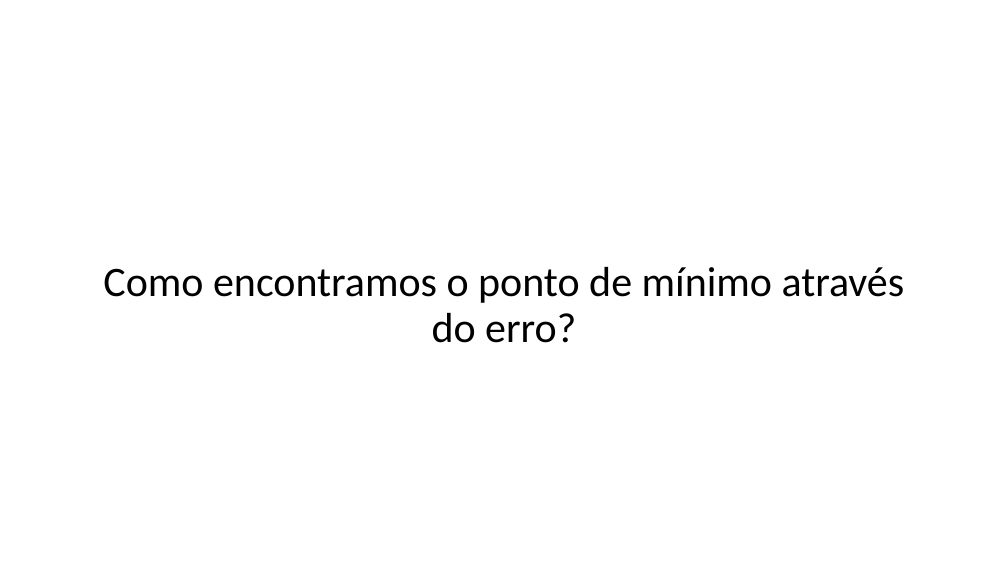
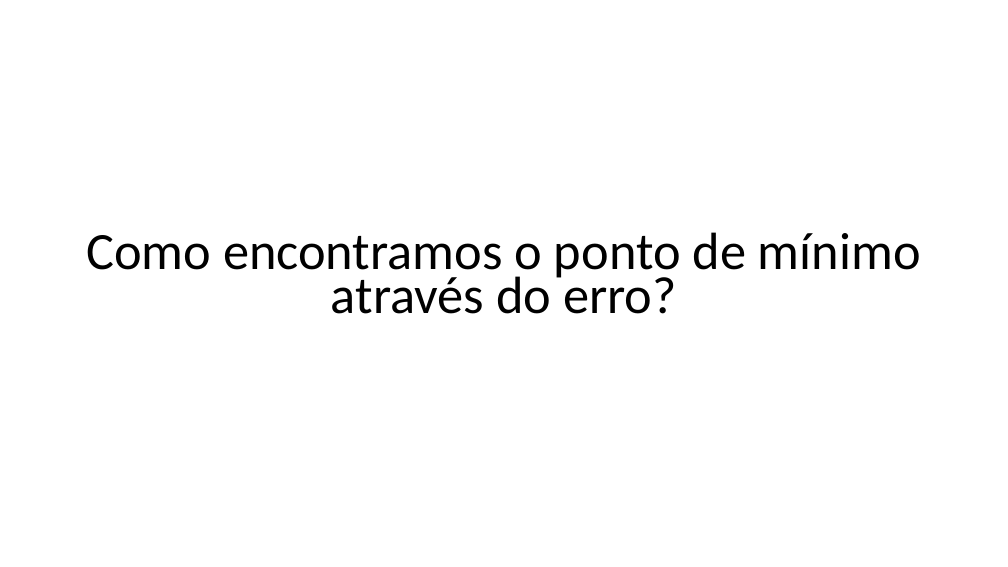
Before and after one commit to zz4fap/tp557-iot-ml, a slide deck: slide 9 of slides/TP557_6_Minimizando_o_erro.pptx (slide 8 before the commit). Drawn at 1008x567 pixels with LibreOffice and Linux fonts; fonts in the diff are those of the drawing. Boxes give left, top, right and bottom in pixels: in the first picture for what was removed or moved away, otherwise in the second. Text is boxed around its words. In the diff, an @@ line names an element or a change of style, - is before the commit and + after.

```diff
--- a/slides/TP557_6_Minimizando_o_erro.pptx
+++ b/slides/TP557_6_Minimizando_o_erro.pptx
@@ text "Como encontramos o ponto de ...": place and size @@
-text "Como encontramos o ponto de ..." at box(103, 267, 905, 343)
+text "Como encontramos o ponto de ..." at box(86, 232, 921, 314)
@@ text "Como encontramos o ponto de ..." at box(86, 232, 921, 314): size 40 to 50 pt; line spacing 0.9 to 0.7 @@
```
Also in this commit, not shown: 10 other slides changed, 3 slides added.
